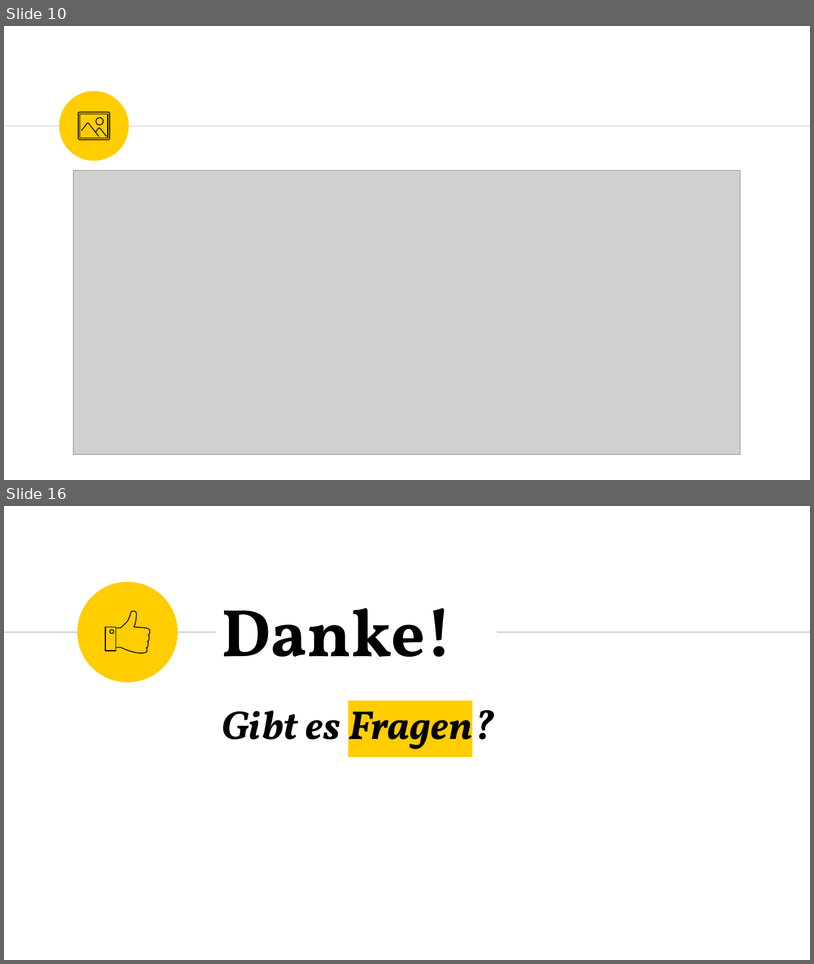
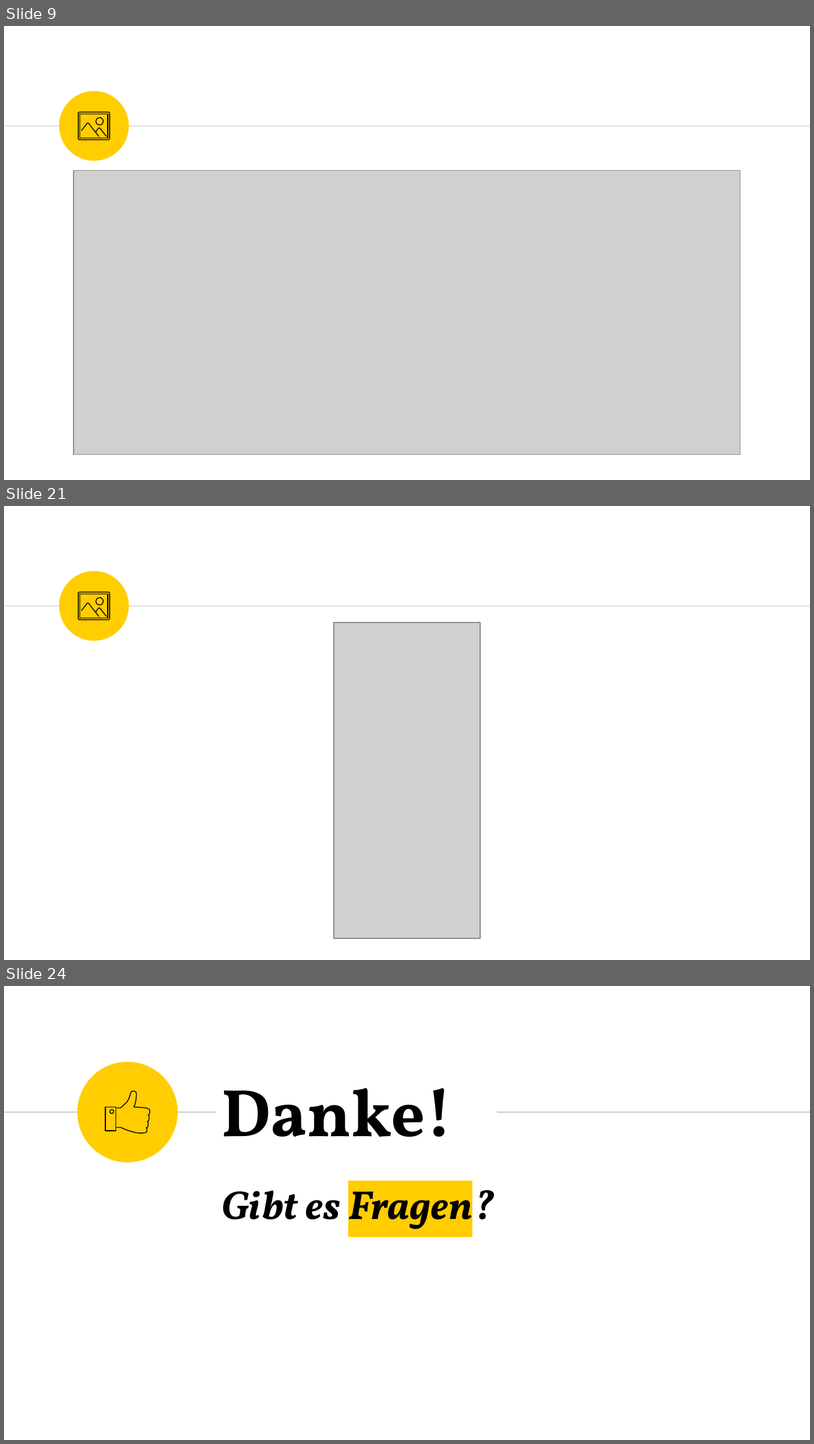
Before and after one commit to marcelherd/OOT-Projekt, a slide deck: Design/Milestone-Presentation.pptx. Shown one above the other, each under a label of ours: slides 10 and 16 before the commit, slides 9, 21 and 24 after it; the slides between them are not shown. The pictures are 814x964 and 814x1444 pixels, drawn with LibreOffice and Linux fonts; fonts in the diff are those of the drawing; grey boxes stand for pictures. Boxes give left, top, right and bottom in pixels: in the first picture for what was removed or moved away, otherwise in the second. Text is boxed around its words. In the diff, an @@ line names an element or a change of style, - is before the commit and + after.

```diff
--- a/Design/Milestone-Presentation.pptx
+++ b/Design/Milestone-Presentation.pptx
@@ slide 21 added at [4, 506, 810, 960], background #FFFFFF @@
@@ ellipse added at [59, 571, 128, 640], fill #FFCD00 @@
@@ line added from (4, 606) to (810, 606), #CCCCCC 0.75 pt @@
@@ group added at [78, 592, 110, 620]: 5 freeform shapes @@
@@ picture added at [334, 622, 480, 938] @@
@@ what was slide 10 is now slide 9 @@
@@ what was slide 16 is now slide 24 @@
```
Also in this commit, not shown: 8 slides changed, 8 other slides added, 1 slide removed, 1 other file.
